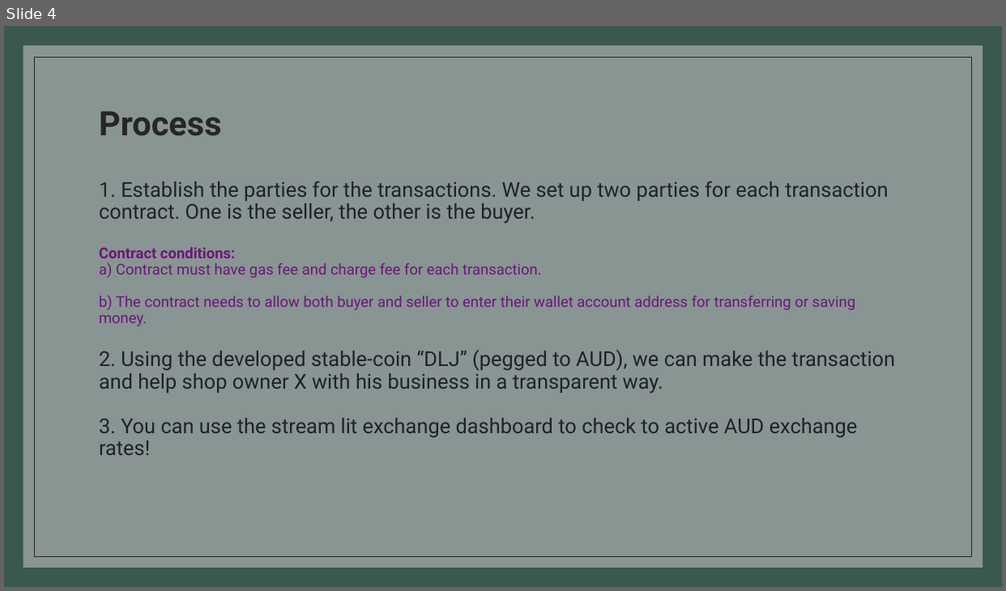
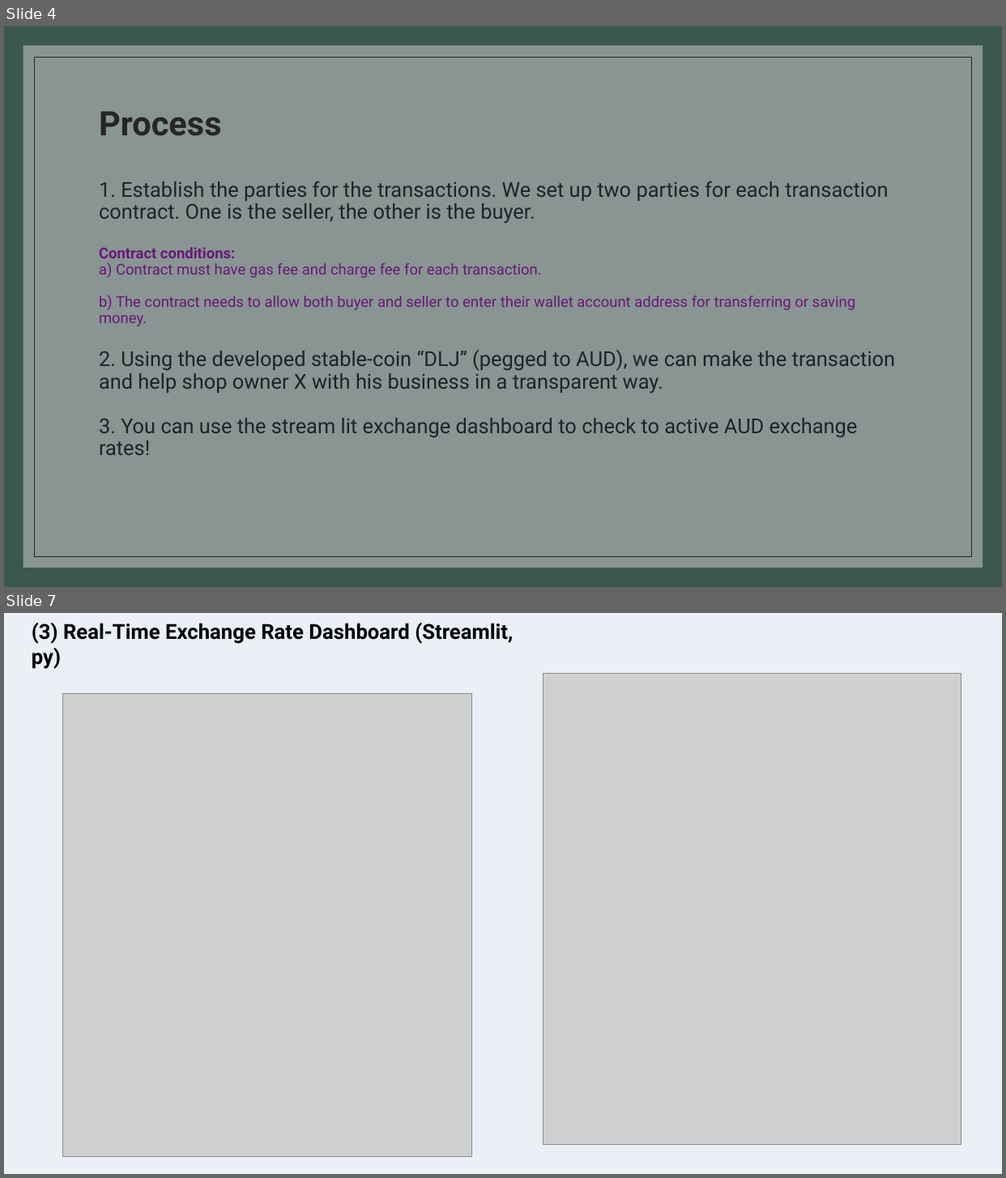
Before and after one commit to Damien-Nguyen/Electronic-Payment-Via-Smart-Contracts, a slide deck: Project 3.pptx. Shown one above the other, each under a label of ours: slide 4 before the commit, slides 4 and 7 after it; the slides between them are not shown. The pictures are 1006x591 and 1006x1178 pixels, drawn with LibreOffice and Linux fonts; fonts in the diff are those of the drawing; grey boxes stand for pictures. Boxes give left, top, right and bottom in pixels: in the first picture for what was removed or moved away, otherwise in the second. Text is boxed around its words. In the diff, an @@ line names an element or a change of style, - is before the commit and + after.

```diff
--- a/Project 3.pptx
+++ b/Project 3.pptx
@@ slide 7 added at <box>4,613,1002,1174</box>, background #EAF0F6 @@
@@ rectangle added at <box>4,613,1002,1174</box>, fill #EAF0F6 @@
@@ text added at <box>32,623,513,669</box>, 20 pt, text #000000, bold @@
+(3) Real-Time Exchange Rate Dashboard (Streamlit, py)
@@ picture added at <box>543,673,961,1144</box> @@
@@ picture added at <box>62,693,472,1157</box> @@
```
Also in this commit, not shown: 2 slides changed.
